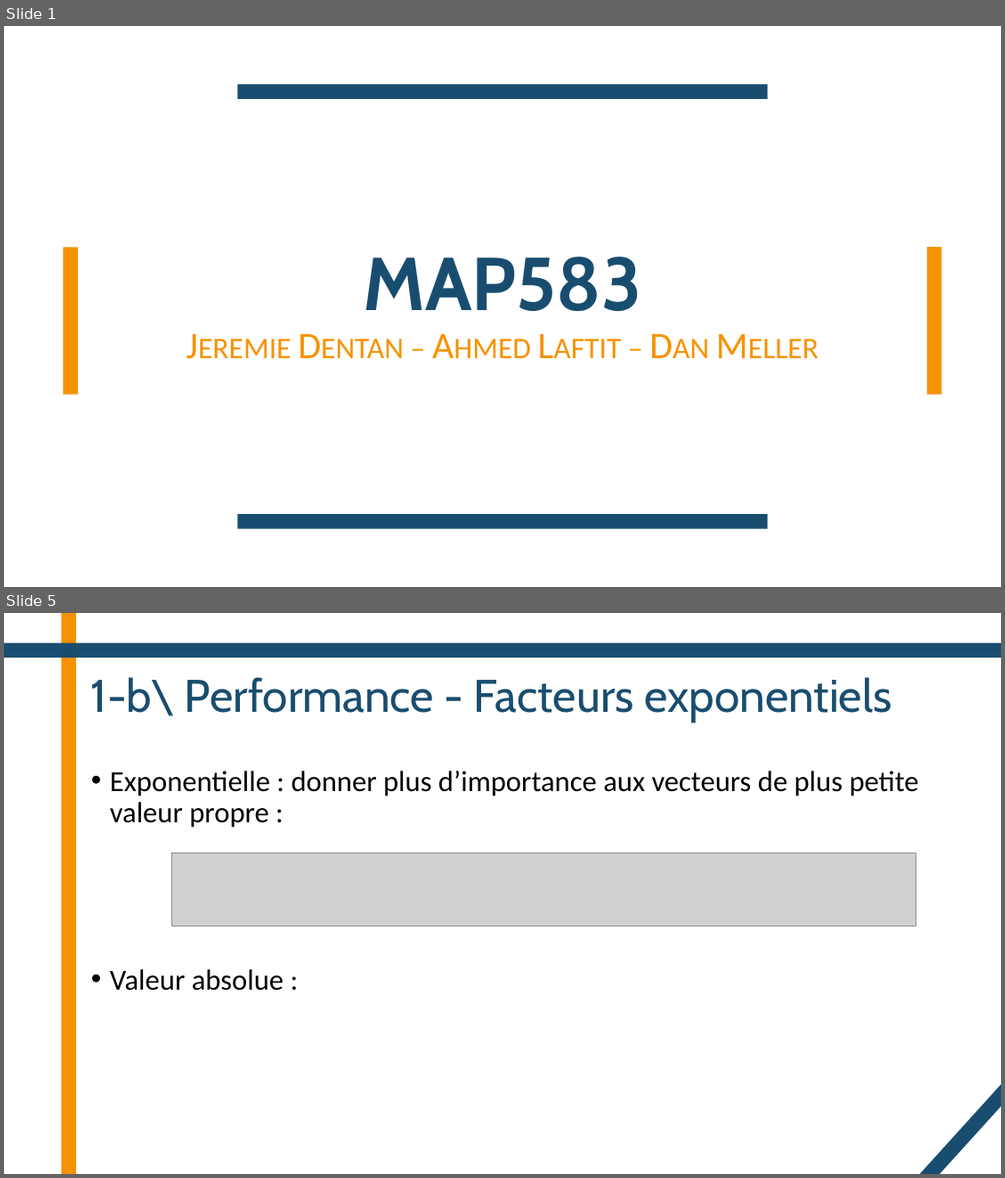
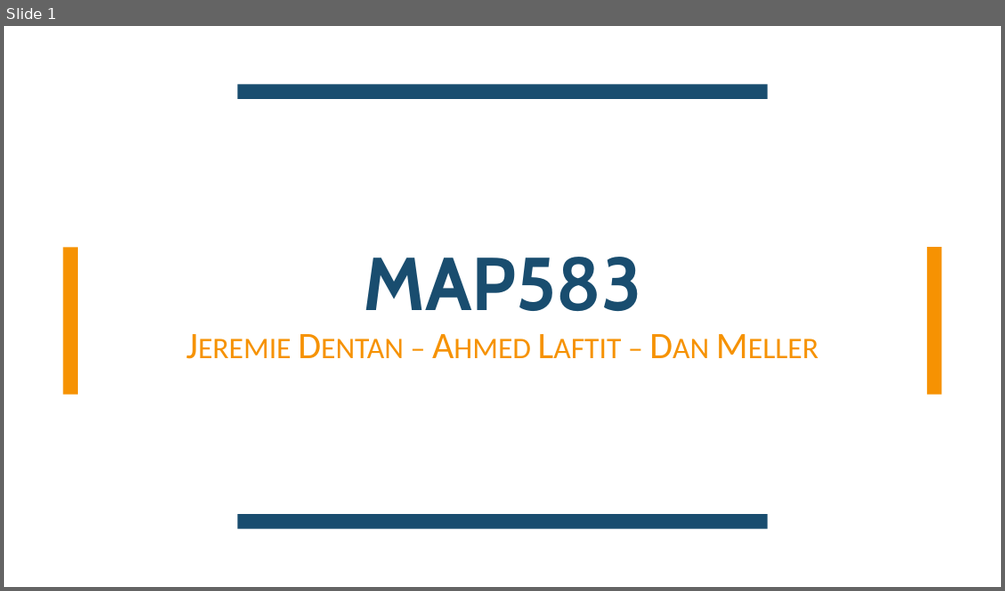
Before and after one commit to DentanJeremie/MAP583-Graph-Transformers, a slide deck: presentation/Presentation.pptx. Shown one above the other, each under a label of ours: slides 1 and 5 before the commit, slide 1 after it; the slides between them are not shown. The pictures are 1005x1178 and 1005x591 pixels, drawn with LibreOffice and Linux fonts; fonts in the diff are those of the drawing; grey boxes stand for pictures. Boxes give left, top, right and bottom in pixels: in the first picture for what was removed or moved away, otherwise in the second. Text is boxed around its words. In the diff, an @@ line names an element or a change of style, - is before the commit and + after.

```diff
--- a/presentation/Presentation.pptx
+++ b/presentation/Presentation.pptx
@@ slide 5 removed at <box>4,613,1001,1174</box>, background #FFFFFF @@
@@ rectangle removed at <box>62,613,77,1174</box> @@
@@ rectangle removed at <box>4,643,1001,657</box> @@
@@ title removed at <box>91,677,891,722</box> @@
-1-b\ Performance - Facteurs exponentiels
@@ text removed at <box>110,771,919,990</box> @@
-• Exponentielle : donner plus d’importance aux vecteurs de plus petite valeur propre :
-• Valeur absolue :
@@ picture removed at <box>171,853,915,925</box> @@
@@ rectangle removed at <box>905,1064,1001,1174</box> @@
```
Also in this commit, not shown: 6 slides changed, 5 slides added, 3 other files.
